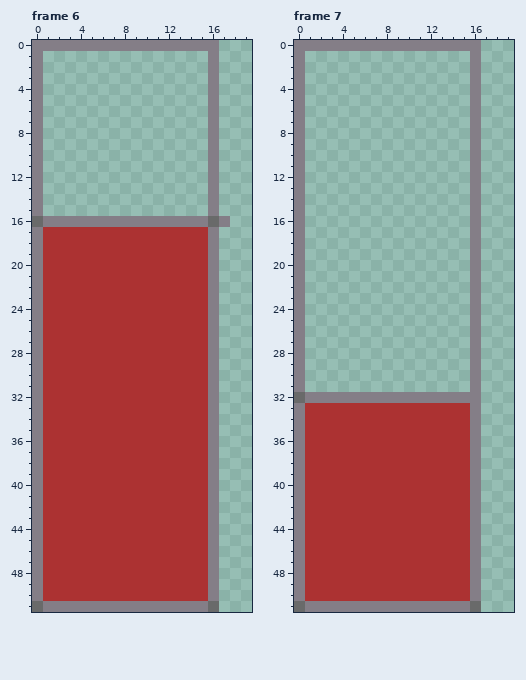
Pixel-art file -- media/artwork5.aseprite. This is how it looked before the edit.
52x52 pixels, 7 frames. Pixels under 10% opacity are left out. Colours within 5 levels of each other are drawn and written as one. Shown: frame 6: x 0..19, y 0..51; frame 7: x 0..19, y 0..51. The commit also changed other frames, which this record leaves out.
After:
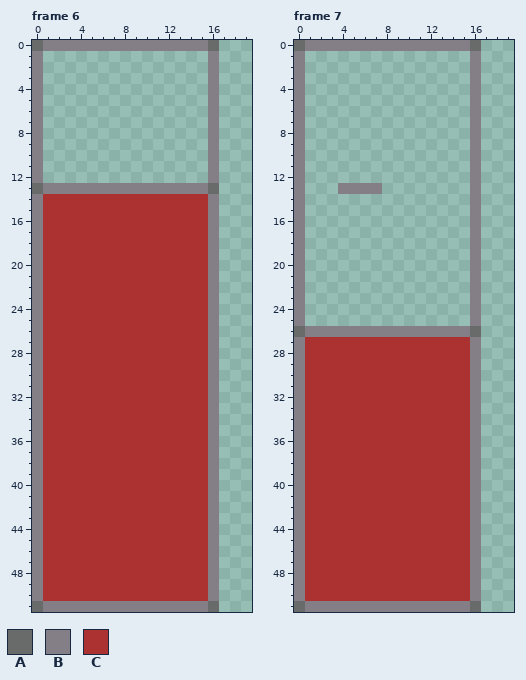
Palette (. is transparent): A #696a6a  B #847e87  C #ac3232
Change:
--- frame 6
@@ x 0..19 @@
- 0 BBBBBBBBBBBBBBBBB...
+ 0 ABBBBBBBBBBBBBBBA...
  1 B...............B...
@@ x 0..19 @@
 12 B...............B...
-13 B...............B...
-14 B...............B...
-15 B...............B...
-16 ABBBBBBBBBBBBBBBAB..
+13 ABBBBBBBBBBBBBBBA...
+14 BCCCCCCCCCCCCCCCB...
+15 BCCCCCCCCCCCCCCCB...
+16 BCCCCCCCCCCCCCCCB...
 17 BCCCCCCCCCCCCCCCB...
--- frame 7
@@ x 0..19 @@
- 0 BBBBBBBBBBBBBBBBB...
+ 0 ABBBBBBBBBBBBBBBA...
  1 B...............B...
@@ x 2..9 @@
 12 ........
-13 ........
+13 ..BBBB..
 14 ........
@@ x 0..19 @@
 25 B...............B...
-26 B...............B...
-27 B...............B...
-28 B...............B...
-29 B...............B...
-30 B...............B...
-31 B...............B...
-32 ABBBBBBBBBBBBBBBB...
+26 ABBBBBBBBBBBBBBBA...
+27 BCCCCCCCCCCCCCCCB...
+28 BCCCCCCCCCCCCCCCB...
+29 BCCCCCCCCCCCCCCCB...
+30 BCCCCCCCCCCCCCCCB...
+31 BCCCCCCCCCCCCCCCB...
+32 BCCCCCCCCCCCCCCCB...
 33 BCCCCCCCCCCCCCCCB...
Where, in picture pixels (left, top, right, bottom), the same in both pictures:
changed: (32, 40, 43, 51)
changed: (208, 40, 219, 51)
changed: (32, 183, 230, 227)
changed: (294, 40, 305, 51)
changed: (470, 40, 481, 51)
added: (338, 183, 382, 194)
changed: (294, 326, 481, 403)
